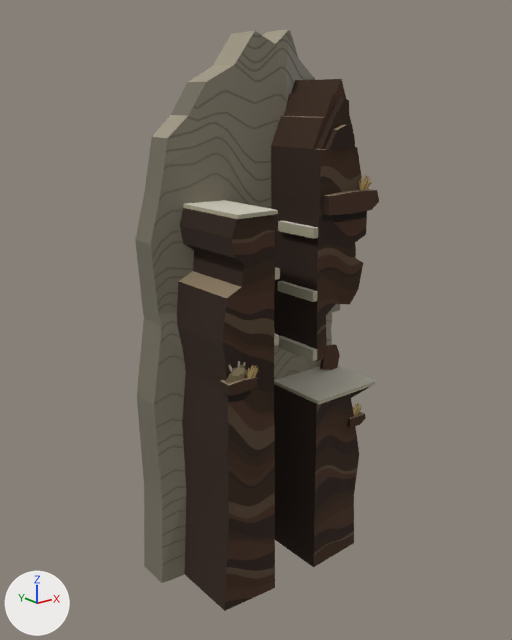
Two versions of the glTF model kit/models/ex_riscos_tower_top.glb, one commit apart.
Camera for both pictures: a camera (50 mm lens) standing at (-17.7, -20.5, 19.8) and looking at (-0.2, 1.4, 11.1). Arrows for +X, +Y and +Z are at lower left; the lights stay in place. The picture after the commit comes second. Vertices at exactly the same position are counted once.

Objects in the first picture: 'riscos_body', 'riscos_walls' and 1 more.
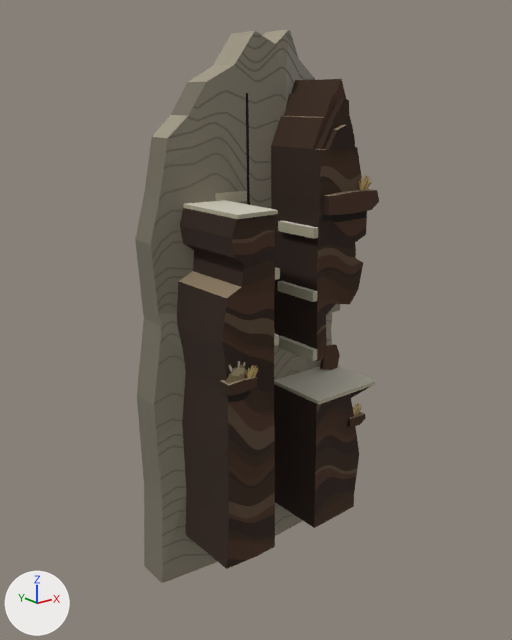
What differs and where, as boxes (x1, y1, x2, y2) in the pictures (512 x 640 px):
'riscos_walls', reshaped (8% shorter)
    before: (177, 79, 379, 611)
    after: (177, 79, 379, 569)
part 1 of me_riscos_body, reshaped (mostly hidden before)
    before: (228, 179, 292, 377)
    after: (179, 72, 292, 377)
part 2 of me_riscos_walls, cut back
    before: (185, 494, 354, 611)
    after: (186, 494, 354, 569)

What the commit changed:
me_riscos_body is used by ob_riscos_body; location (0.0, 0.0, 0.0).
me_riscos_body had 1560 vertices, 3108 faces and spanned x -4.8..5.1, y 1.4..3.6, z 0.0..22.4.
me_riscos_body now has 1706 vertices, 3400 faces and spans x -4.8..5.1, y 1.4..3.6, z 0.0..22.4.
me_riscos_body part 1: 19 vertices moved within x -1.5..2.0, y 1.6..2.2, z 4.1..15.7; 11 vertices removed from x -1.5..0.7, y 1.6..2.1, z 9.7..16.1; 157 vertices added at x -1.6..1.4, y 1.6..2.2, z 2.0..20.0.
me_riscos_walls is used by ob_riscos_walls; location (0.0, 0.0, 0.0).
me_riscos_walls had 1558 vertices, 3058 faces and spanned x -3.7..4.5, y -1.2..3.0, z 0.0..20.5.
me_riscos_walls now has 1389 vertices, 2720 faces and spans x -3.6..4.5, y -1.2..3.0, z 2.0..20.5.
me_riscos_walls part 2: 1 vertex moved from x -3.6, y -1.0, z 2.6 to x -3.6, y -1.0, z 2.7; 189 vertices removed from x -3.7..3.7, y -1.1..3.0, z 0.0..3.6; 20 vertices added at x -3.6..3.6, y -1.1..3.0, z 2.0..2.7.
Other edits to the shape of me_riscos_walls do not show in these pictures.
